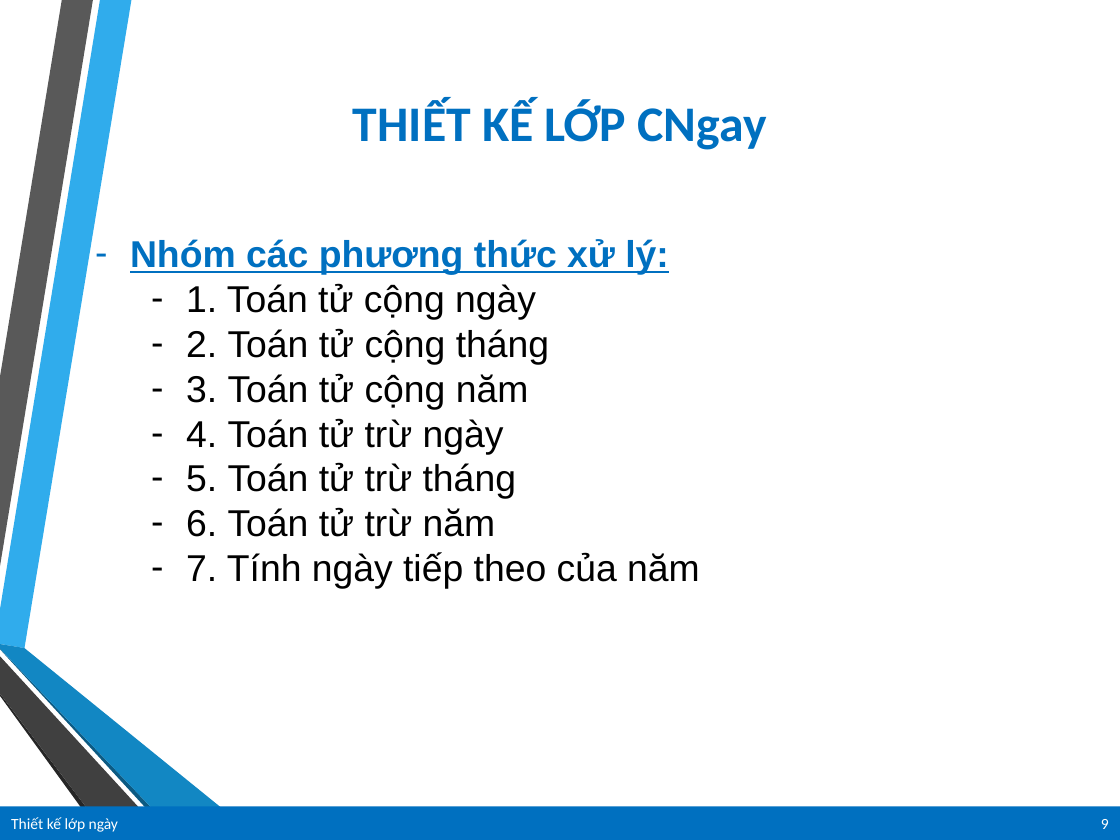
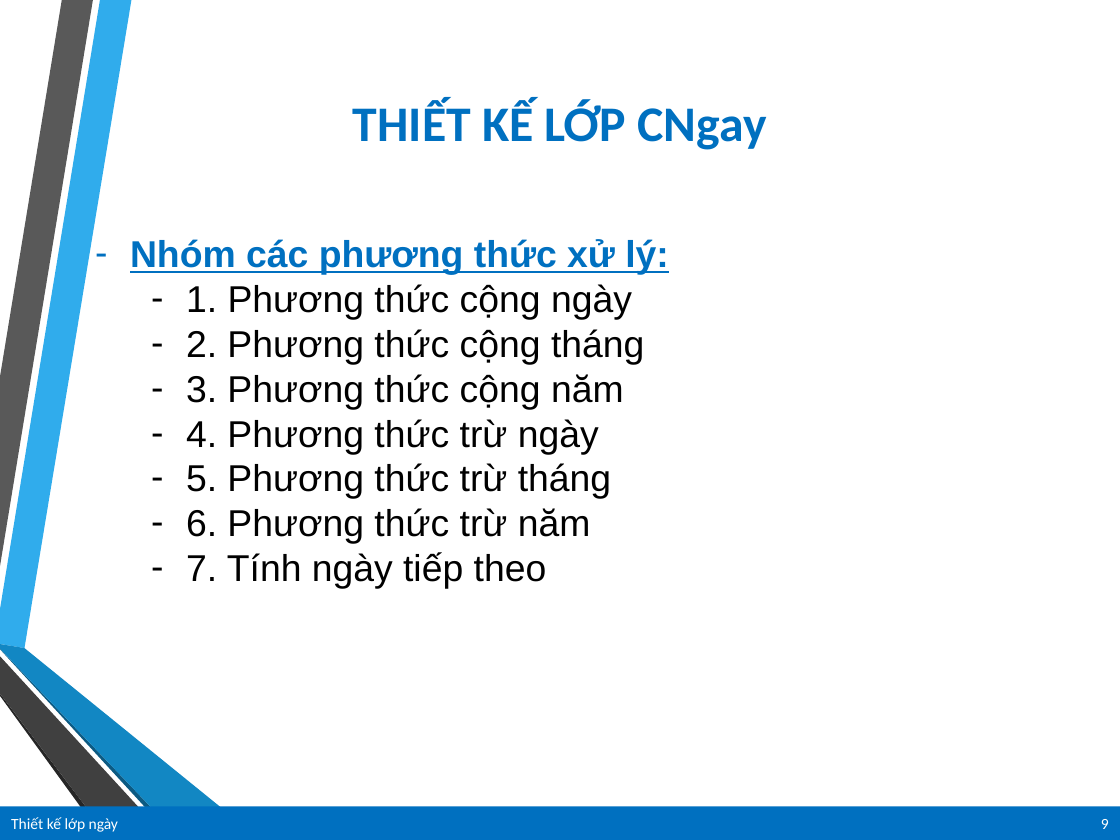
Before and after one commit to vanlinh1602/OOP_MrKhang, a slide deck: slide 9 of ThietKeLop/Bai06/Bai6.pptx. Drawn at 1120x840 pixels with LibreOffice and Linux fonts; fonts in the diff are those of the drawing; background and template pictures are left out. Boxes give left, top, right and bottom in pixels: in the first picture for what was removed or moved away, otherwise in the second. Text is boxed around its words. In the diff, an @@ line names an element or a change of style, - is before the commit and + after.

```diff
--- a/ThietKeLop/Bai06/Bai6.pptx
+++ b/ThietKeLop/Bai06/Bai6.pptx
@@ text at <box>186,284,644,589</box>: text changed @@
-  – 1. Toán tử cộng ngày
-  – 2. Toán tử cộng tháng
-  – 3. Toán tử cộng năm
-  – 4. Toán tử trừ ngày
-  – 5. Toán tử trừ tháng
-  – 6. Toán tử trừ năm
-  – 7. Tính ngày tiếp theo của năm
+  – 1. Phương thức cộng ngày
+  – 2. Phương thức cộng tháng
+  – 3. Phương thức cộng năm
+  – 4. Phương thức trừ ngày
+  – 5. Phương thức trừ tháng
+  – 6. Phương thức trừ năm
+  – 7. Tính ngày tiếp theo
```
Also in this commit, not shown: 7 other slides changed, 1 slide removed, 2 other files.
